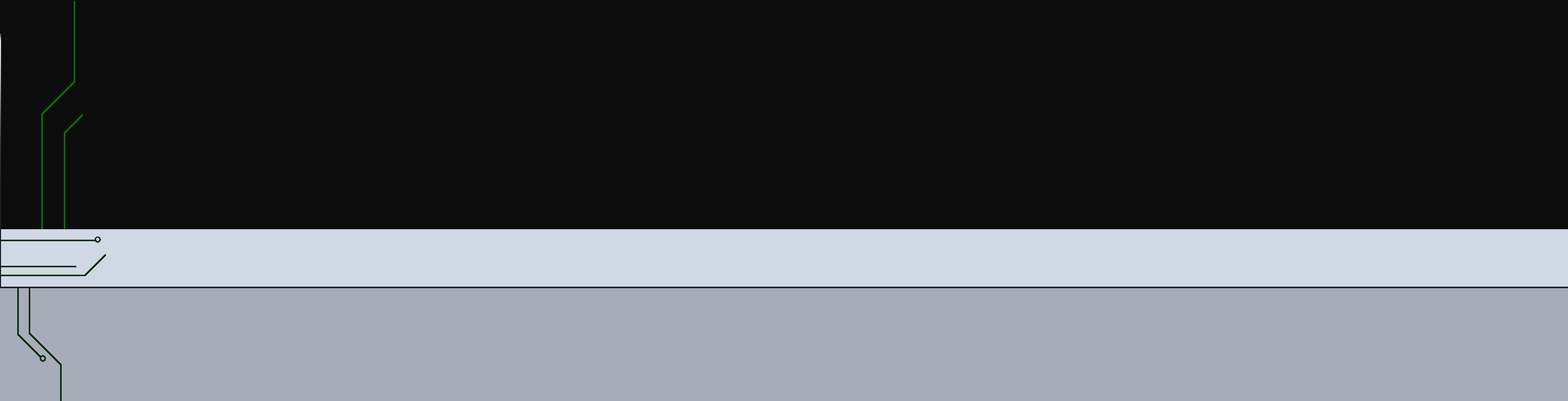
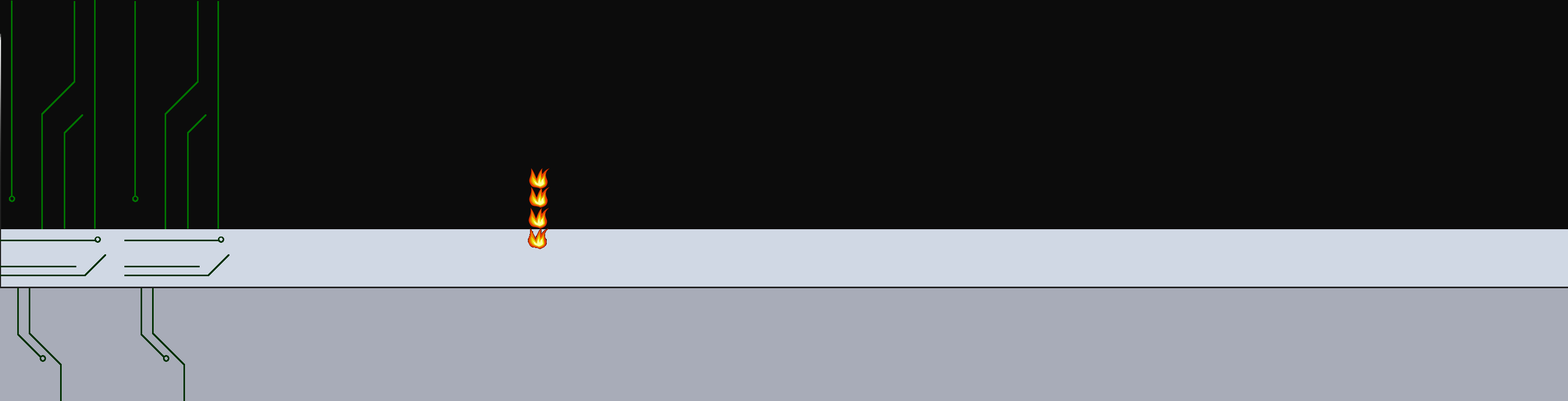
Before/after of a w=1568, h=401 layered artwork. What changed in the layer stack:
added group "Layer Group" with 5 layers above "circuits" over [8, 0, 550, 401]
added layer "Dropped Buffer #5" in group "Layer Group" over [528, 168, 550, 190]
added layer "Dropped Buffer #4" in group "Layer Group" over [528, 187, 550, 209]
added layer "Dropped Buffer #3" in group "Layer Group" over [528, 208, 549, 229]
added layer "Dropped Buffer #2" in group "Layer Group" over [527, 228, 549, 250]
painted on "circuits" over [8, 0, 230, 401]
